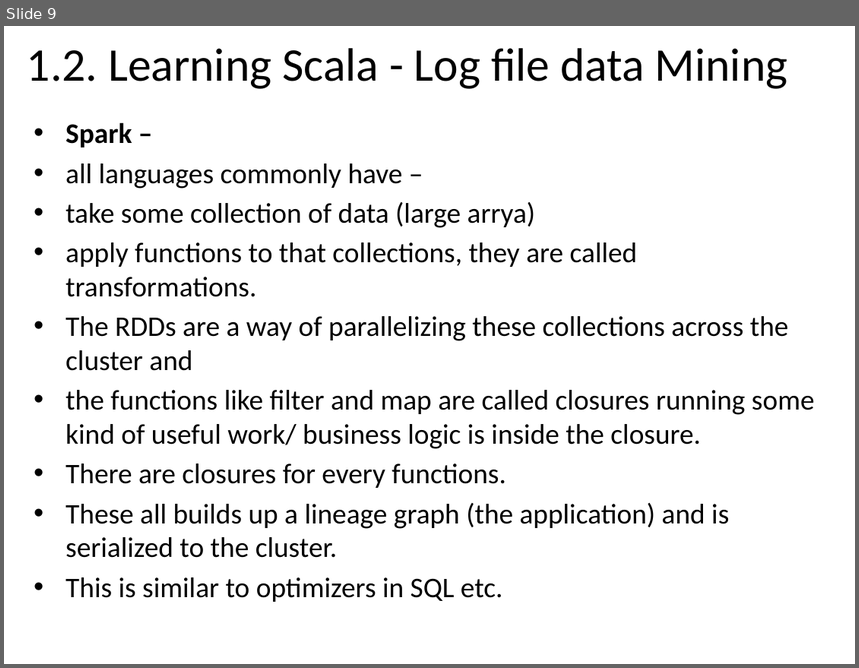
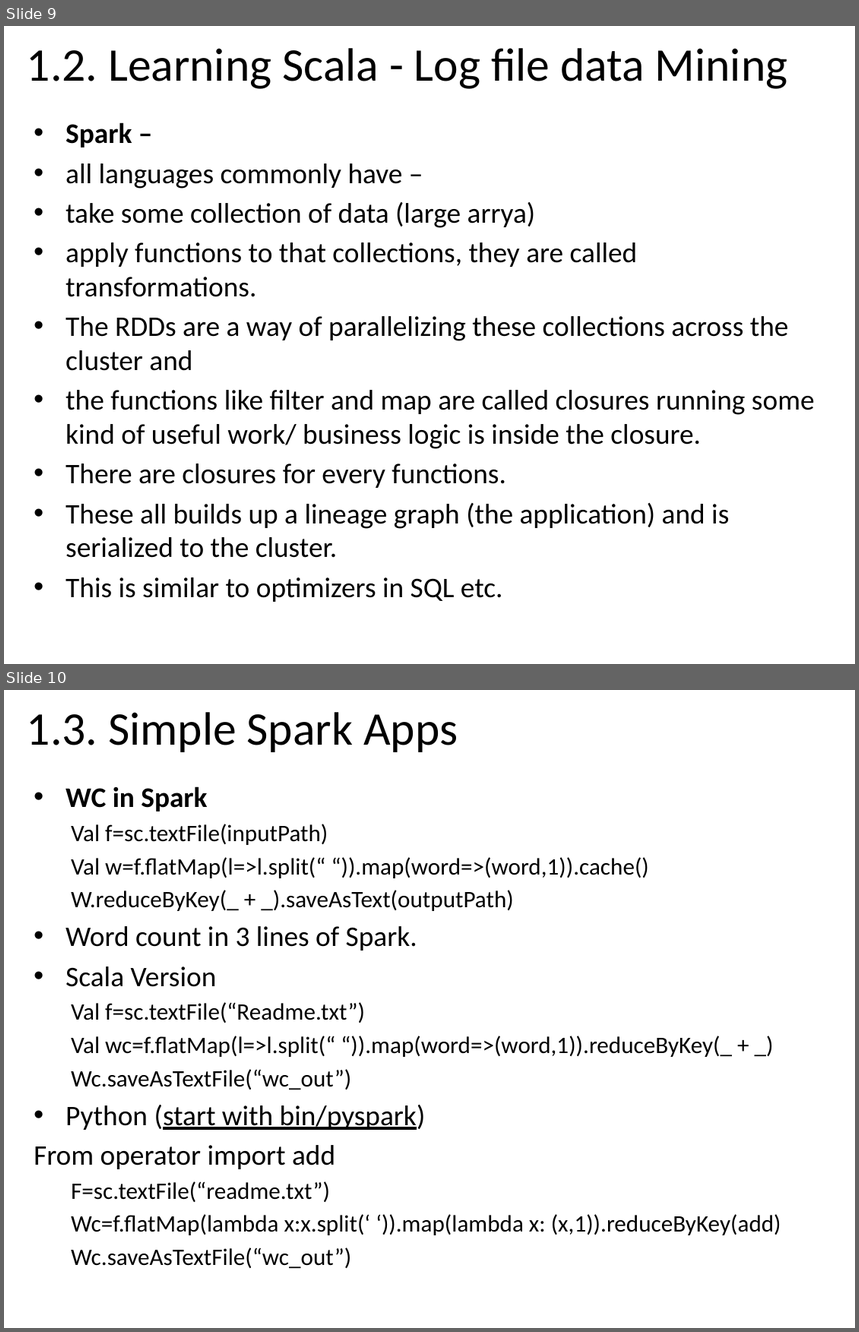
Before and after one commit to email2dorababu/SCALA_Reading, a slide deck: Spark_PPT/IntroductionToApacheSpark.pptx. Shown one above the other, each under a label of ours: slide 9 before the commit, slides 9 and 10 after it. The pictures are 859x668 and 859x1332 pixels, drawn with LibreOffice and Linux fonts; fonts in the diff are those of the drawing. Boxes give left, top, right and bottom in pixels: in the first picture for what was removed or moved away, otherwise in the second. Text is boxed around its words. In the diff, an @@ line names an element or a change of style, - is before the commit and + after.

```diff
--- a/Spark_PPT/IntroductionToApacheSpark.pptx
+++ b/Spark_PPT/IntroductionToApacheSpark.pptx
@@ slide 10 added at <box>4,690,855,1328</box>, background #FFFFFF @@
@@ title added at <box>27,712,458,752</box>, 39.6 pt, text #000000 @@
+1.3. Simple Spark Apps
@@ text added at <box>34,787,781,1269</box>, 20 pt, text #000000 @@
+• WC in Spark
+  Val f=sc.textFile(inputPath)
+  Val w=f.flatMap(l=>l.split(“ “)).map(word=>(word,1)).cache()
+  W.reduceByKey(_ + _).saveAsText(outputPath)
+• Word count in 3 lines of Spark.
+• Scala Version
+  Val f=sc.textFile(“Readme.txt”)
+  Val wc=f.flatMap(l=>l.split(“ “)).map(word=>(word,1)).reduceByKey(_ + _)
+  Wc.saveAsTextFile(“wc_out”)
+• Python (start with bin/pyspark)
+From operator import add
+  F=sc.textFile(“readme.txt”)
+  Wc=f.flatMap(lambda x:x.split(‘ ‘)).map(lambda x: (x,1)).reduceByKey(add)
+  Wc.saveAsTextFile(“wc_out”)
```
Also in this commit, not shown: 1 other slide added, 2 other files.
